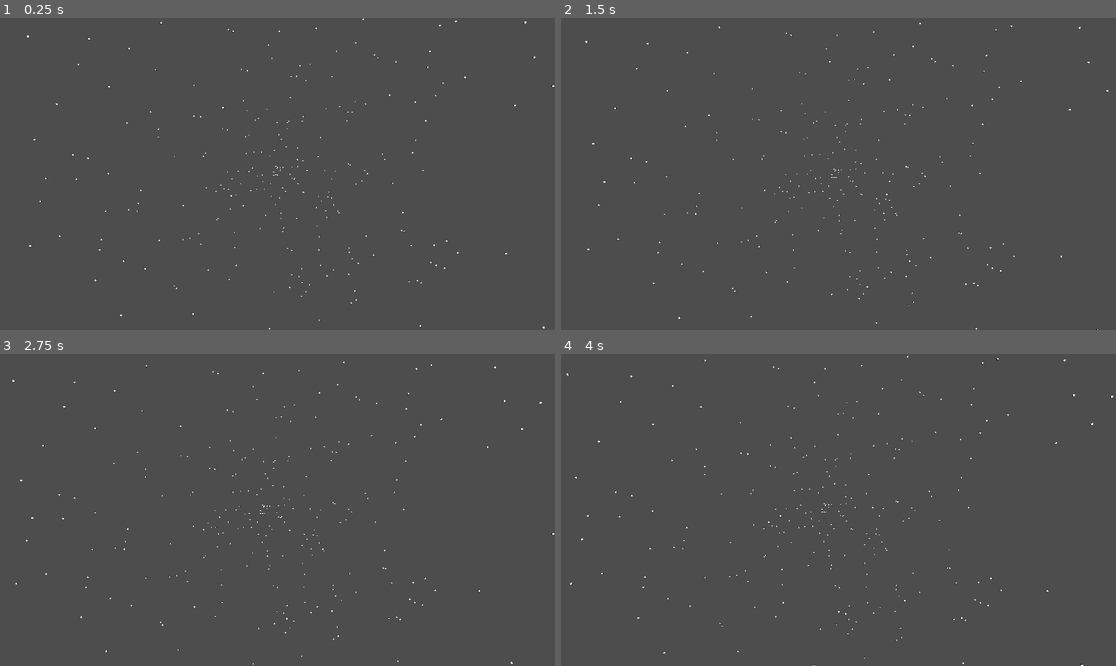
Above: before the commit, frames 1-4 (two rows, left to right).
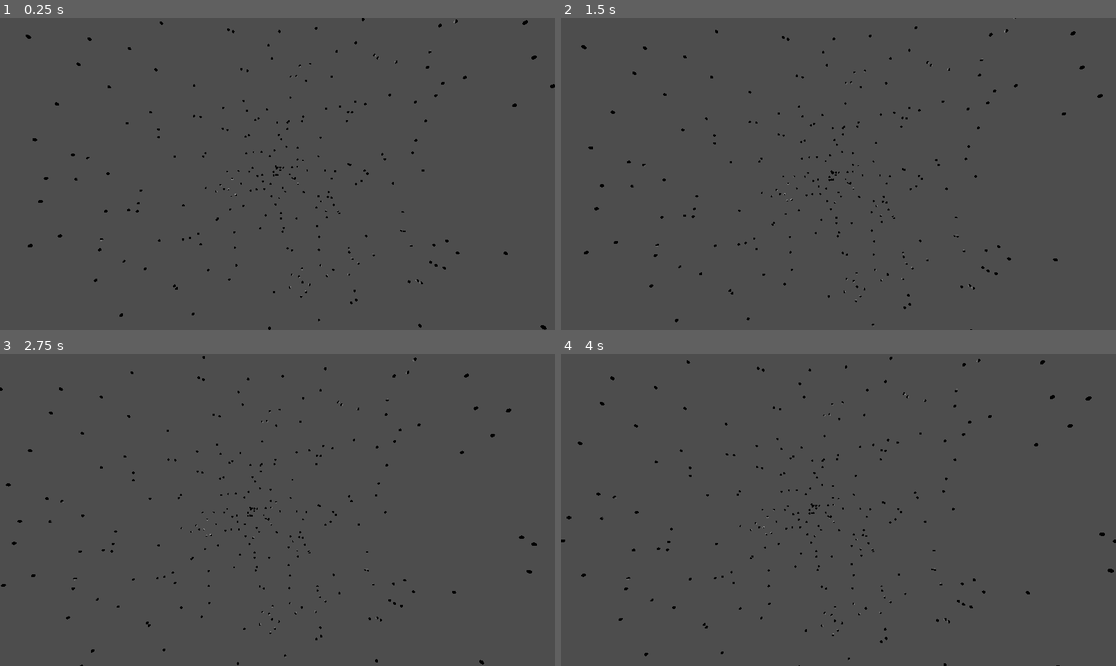
Above: after the commit, the same moments.

Repository: agjoaquin/argos-exosky-godot
Game: Godot game, scene res://scenes/main.tscn
Same seed, same stepped clock (60 frames per second), same inputs: the game is played once before the commit and once after it.
Inputs (mouse positions are in pixels of both pictures, inside the frame that each line leads up to):
- Up to frame 1 (0.25 s): no input
- Up to frame 2 (1.5 s): tap Enter at 0.5 s; move the mouse to (960, 158) at 0.52 s; hold D 0.53-1.28 s; hold E 0.53-1.28 s; click (960, 158) at 0.67 s; move the mouse to (727, 189) at 1.27 s; hold S from 1.28 s (still down); tap Q at 1.35 s
- Up to frame 3 (2.75 s): move the mouse to (333, 441) at 2.02 s; release S at 2.03 s; hold D from 2.03 s (still down); hold Shift from 2.03 s (still down)
- Up to frame 4 (4 s): move the mouse to (810, 572) at 2.77 s; release D at 2.78 s; release Shift at 2.78 s; hold W 2.78-3.53 s; tap E at 2.85 s; click (810, 572) at 2.92 s; move the mouse to (1005, 556) at 3.52 s; hold A from 3.53 s (still down); hold Q from 3.53 s (still down)

The runs differ from the first frame. In frame 1, 0.7% of the frame differs, in the area x 4-100%, y 0-100%; in frame 2, 0.9%; in frame 3, 0.9%; in frame 4, 0.9%, in the area x 0-100%, y 0-100%.

Commit message:
cambie las luces para que emita en todas direcciones

Diff:
--- a/scenes/main.tscn
+++ b/scenes/main.tscn
@@ -15,7 +15,7 @@
 [node name="generator" type="Node" parent="."]
 script = ExtResource("1_i2fq0")
 starsPrefab = ExtResource("2_afkgs")
-rstars = 200.0
+rstars = 100.0
 amount = 1000
 
 [node name="Camera3D" type="Camera3D" parent="."]
--- a/scenes/star.tscn
+++ b/scenes/star.tscn
@@ -1,14 +1,13 @@
-[gd_scene load_steps=3 format=3 uid="uid://l4lp43p4th1r"]
+[gd_scene load_steps=2 format=3 uid="uid://l4lp43p4th1r"]
 
-[sub_resource type="StandardMaterial3D" id="StandardMaterial3D_rk4d7"]
-
-[sub_resource type="SphereMesh" id="SphereMesh_7rgvk"]
-material = SubResource("StandardMaterial3D_rk4d7")
+[sub_resource type="SphereMesh" id="SphereMesh_gg8cq"]
 
 [node name="Star" type="MeshInstance3D"]
+transform = Transform3D(1, 0, 0, 0, 1, 0, 0, 0, 1, 0.189314, 0.283288, 0.0550828)
 layers = 2
-mesh = SubResource("SphereMesh_7rgvk")
+mesh = SubResource("SphereMesh_gg8cq")
 
-[node name="DirectionalLight3D" type="DirectionalLight3D" parent="."]
+[node name="OmniLight3D" type="OmniLight3D" parent="."]
 layers = 2
-light_energy = 16.0
+omni_range = 10.0
+omni_attenuation = 0.0
